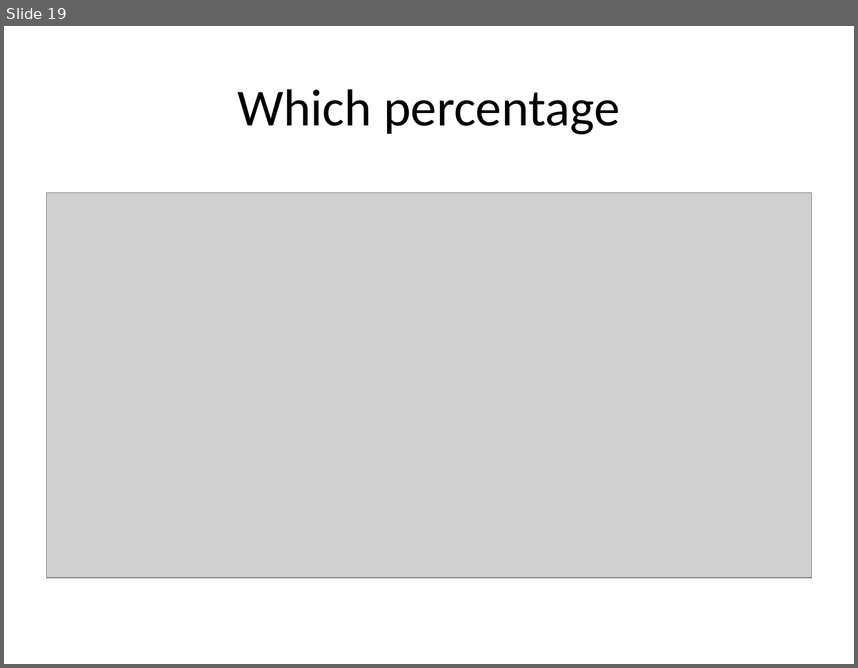
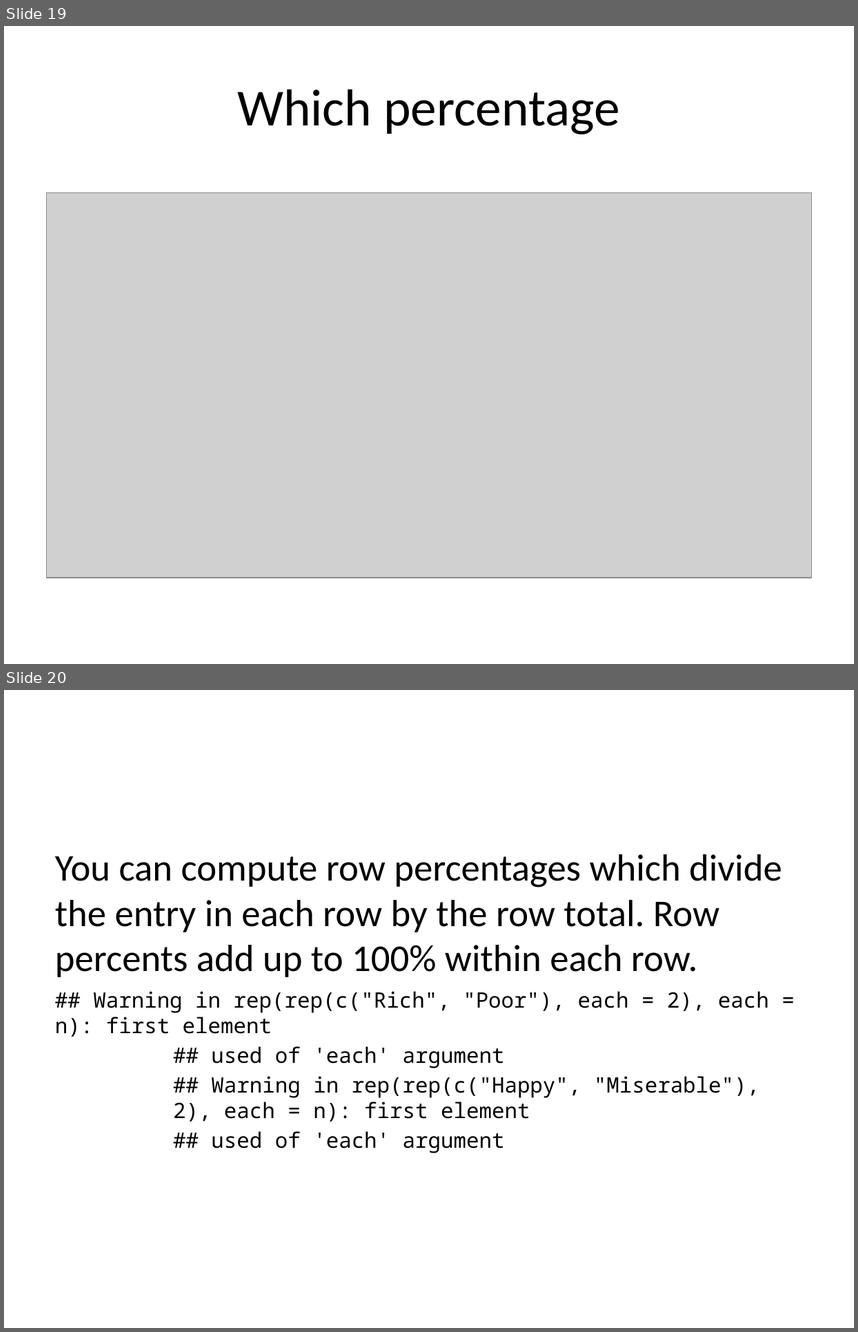
Before and after one commit to pmean/data-visualization, a slide deck: data-viz-02/component/recommendations-barcharts.pptx. Shown one above the other, each under a label of ours: slide 19 before the commit, slides 19 and 20 after it. The pictures are 858x668 and 858x1332 pixels, drawn with LibreOffice and Linux fonts; fonts in the diff are those of the drawing; grey boxes stand for pictures. Boxes give left, top, right and bottom in pixels: in the first picture for what was removed or moved away, otherwise in the second. Text is boxed around its words. In the diff, an @@ line names an element or a change of style, - is before the commit and + after.

Commit message:
Percentage examples in data-viz-02

```diff
--- a/data-viz-02/component/recommendations-barcharts.pptx
+++ b/data-viz-02/component/recommendations-barcharts.pptx
@@ slide 20 added at bbox=[4, 690, 854, 1328], background #FFFFFF @@
@@ text added at bbox=[55, 854, 782, 1153], 18 pt, text #000000 @@
+You can compute row percentages which divide the entry in each row by the row total. Row percents add up to 100% within each row.
+## Warning in rep(rep(c("Rich", "Poor"), each = 2), each = n): first element
+## used of 'each' argument
+## Warning in rep(rep(c("Happy", "Miserable"), 2), each = n): first element
+## used of 'each' argument
```
Also in this commit, not shown: 1 other slide added, 3 other files.
